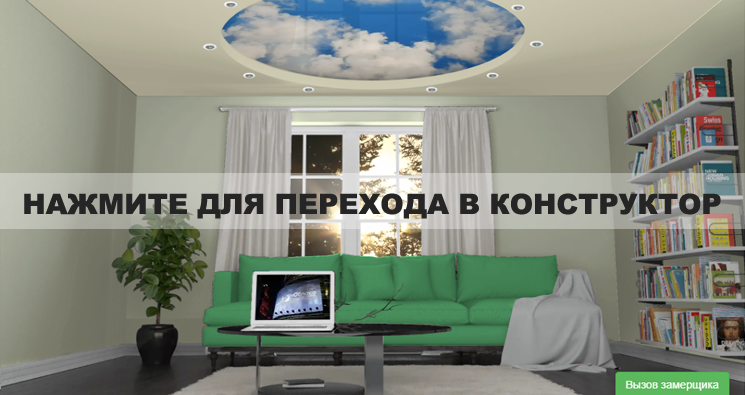
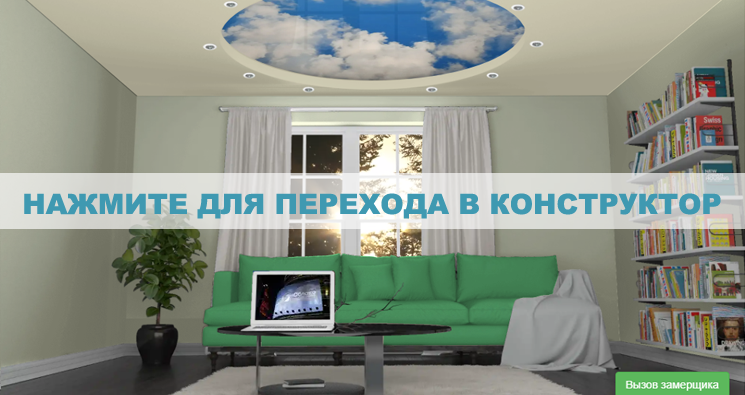
Two versions of the same layered image (745×395). Layer-by-layer changes:
painted on "НАЖМИТЕ ДЛЯ ПЕРЕХОДА В КОНСТРУКТОР" over [24, 193, 721, 219]
"Фигура 1": opacity 35% → 66% over [0, 173, 745, 229]
